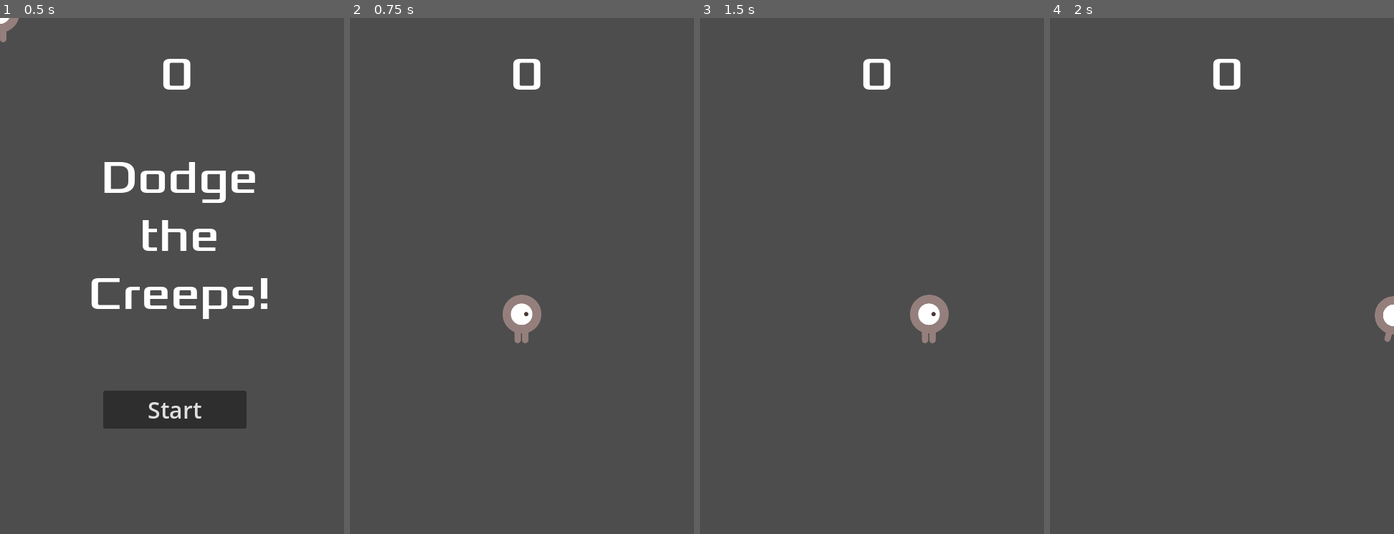
Above: before the commit, frames 1-4 (left to right).
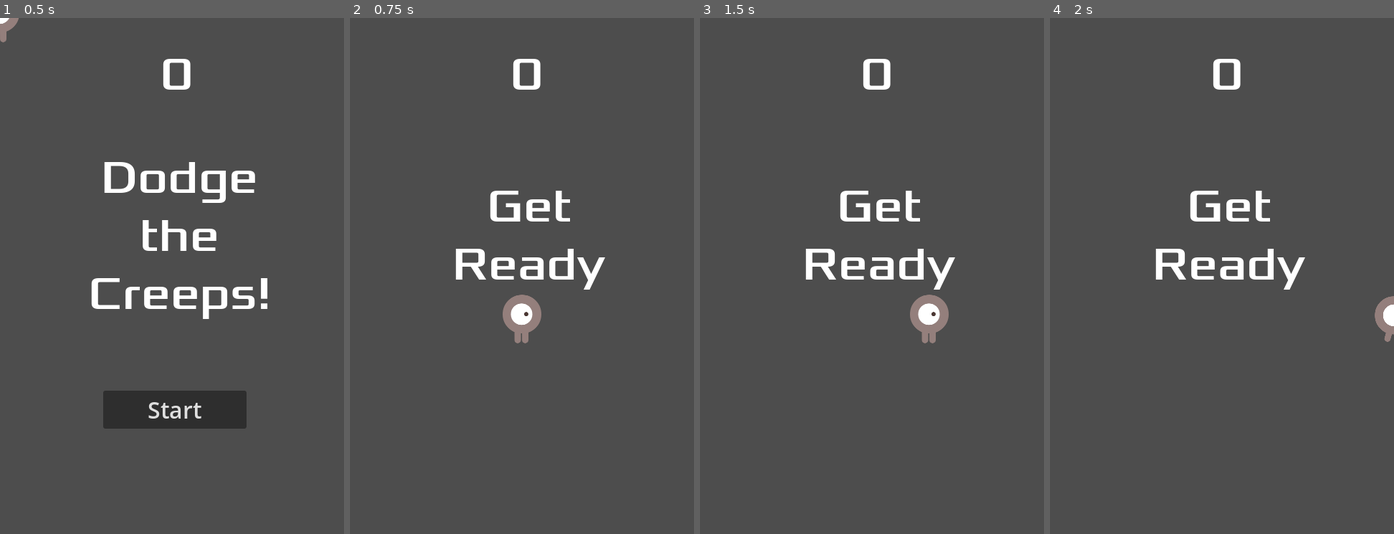
Above: after the commit, the same moments.

Repository: pauplegue-png/Dodge-the-Creeps-Pau-Pino
Game: Godot game, scene res://Main.tscn
Two runs of this game, one before a commit and one after it. Both use one fixed random seed, a clock stepped at 60 frames per second and the inputs below.
Inputs:
- Up to frame 1 (0.5 s): no input
- Up to frame 2 (0.75 s): click "Start" at 0.5 s
- Up to frame 3 (1.5 s): tap Enter at 1.25 s; hold Right (move_right) from 1.28 s (still down)
- Up to frame 4 (2 s): keep holding Right (move_right)

Frame 1 is identical in both runs. In frame 2, 1.8% of the frame differs, in the area x 30-75%, y 33-53%; in frame 3, 1.8%; in frame 4, 1.8%.

Commit message:
Joc jugable V2

Diff:
--- a/hud.gd
+++ b/hud.gd
@@ -14,7 +14,7 @@
 	$Missatge.text = text
 	$Missatge.show()
 	$MessageTimer.start()
-	print("show_message")
+
 
 func show_game_over():
 	show_message("Game Over")
@@ -31,9 +31,8 @@
 
 func _on_message_timer_timeout() -> void:
 	$StartButton.hide()
-
+	$Missatge.hide()
 
 func _on_start_button_pressed() -> void:
 	emit_signal("start_game")
-	$Missatge.hide()
 	$StartButton.hide()
--- a/main.gd
+++ b/main.gd
@@ -25,7 +25,7 @@
 	$StartTimer.start()
 	$Hud.update_score(score)
 	$Hud.show_message("Get Ready")
-
+	get_tree().call_group("mobs", "queue_free")
 
 
 
